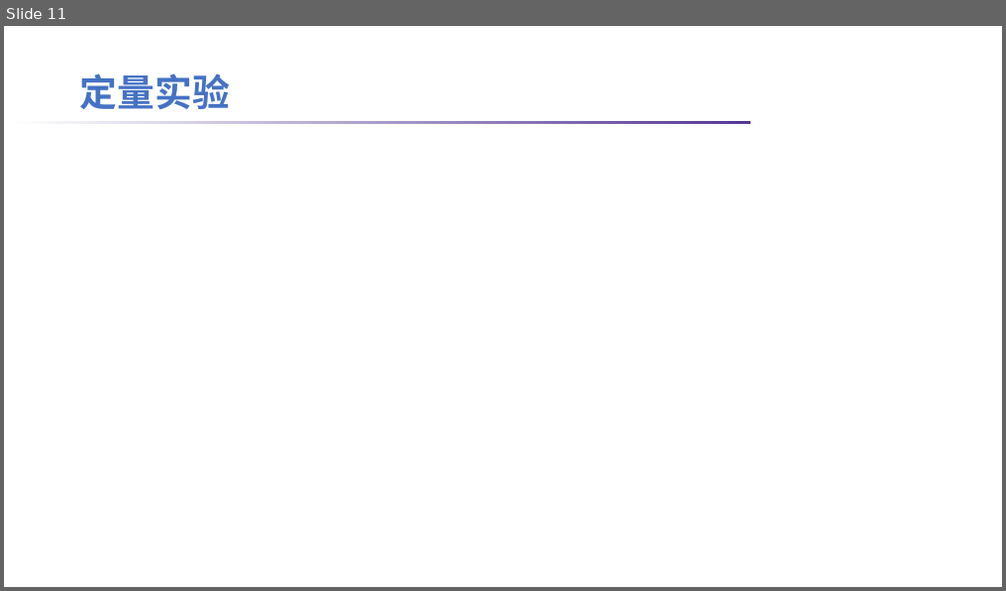
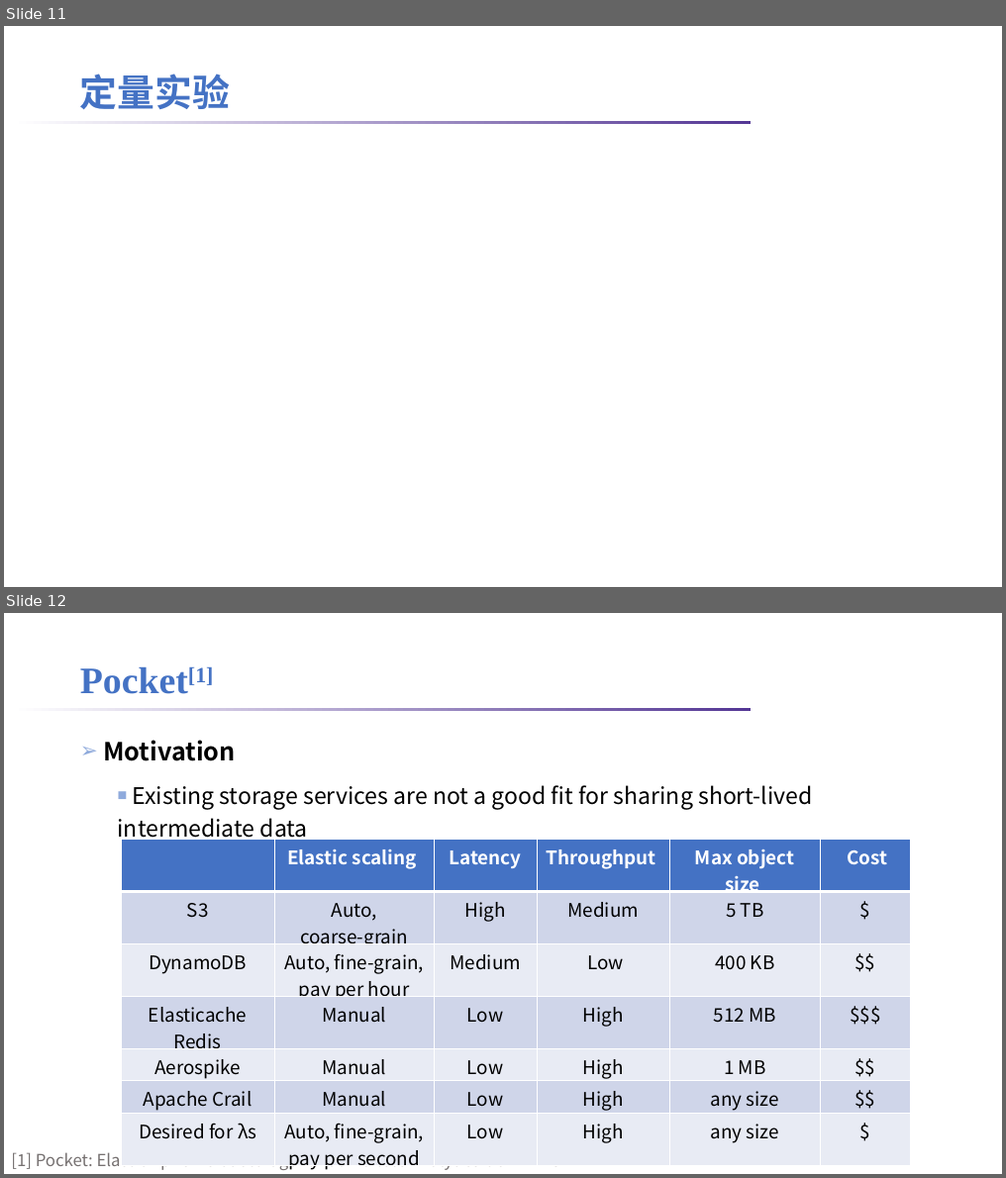
Before and after one commit to lt2000/ADSL, a slide deck: meeting/数据分析应用的数据特征.pptx. Shown one above the other, each under a label of ours: slide 11 before the commit, slides 11 and 12 after it. The pictures are 1006x591 and 1006x1178 pixels, drawn with LibreOffice and Linux fonts; fonts in the diff are those of the drawing; background and template pictures are left out. Boxes give left, top, right and bottom in pixels: in the first picture for what was removed or moved away, otherwise in the second. Text is boxed around its words. In the diff, an @@ line names an element or a change of style, - is before the commit and + after.

```diff
--- a/meeting/数据分析应用的数据特征.pptx
+++ b/meeting/数据分析应用的数据特征.pptx
@@ slide 12 added at bbox=[4, 613, 1002, 1174], background #FFFFFF; not listed: 1 template element that a slide beside it also shows @@
@@ title added at bbox=[80, 666, 214, 694], 36 pt, text #4472C4, bold @@
+Pocket[1]
@@ text added at bbox=[103, 740, 813, 843], 22 pt, text #000000 @@
+➢ Motivation
+  ■ Existing storage services are not a good fit for sharing short-lived intermediate data
@@ table added at bbox=[121, 839, 911, 1174], 7 rows, 6 columns @@
+ | Elastic scaling | Latency | Throughput | Max object size | Cost
+S3 | Auto, / coarse-grain️ | High | Medium | 5 TB | $
+DynamoDB | Auto, fine-grain, / pay per hour | Medium | Low | 400 KB | $$
+Elasticache Redis | Manual | Low | High | 512 MB | $$$
+Aerospike | Manual | Low | High | 1 MB | $$
+Apache Crail | Manual | Low | High | any size | $$
+Desired for λs | Auto, fine-grain, / pay per second | Low | High | any size | $
@@ text added at bbox=[11, 1151, 480, 1170], 16 pt, text #767171 @@
+[1] Pocket: Elastic Ephemeral Storage for Serverless Analytics OSDI ’18
```
Also in this commit, not shown: 7 slides changed, 3 other slides added, 2 other files.
